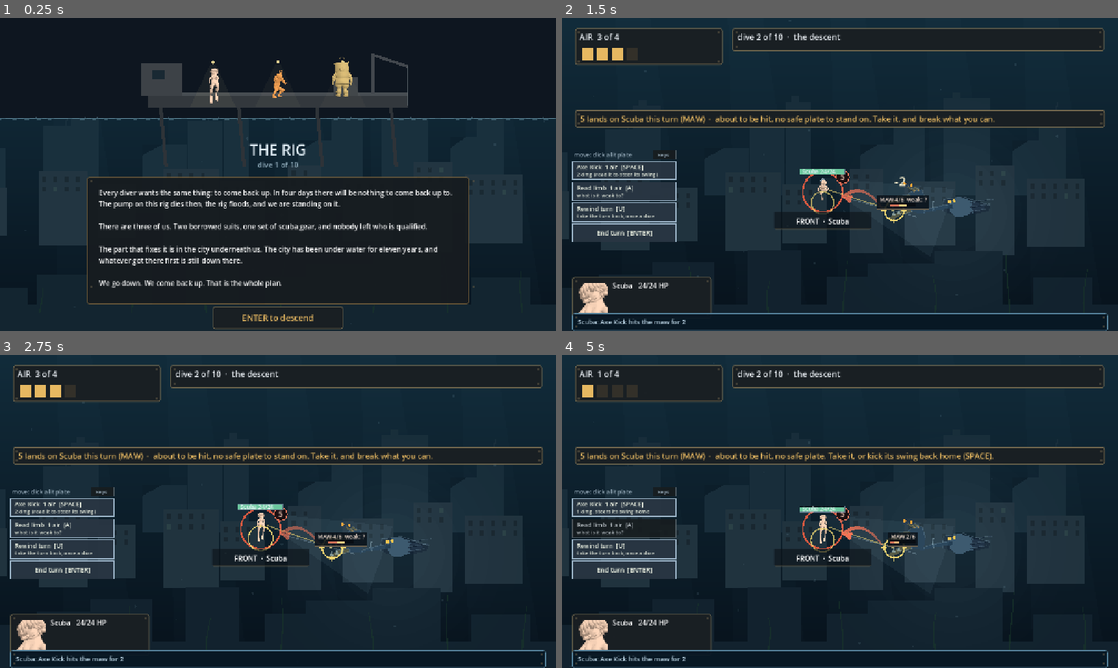
Above: before the commit, frames 1-4 (two rows, left to right).
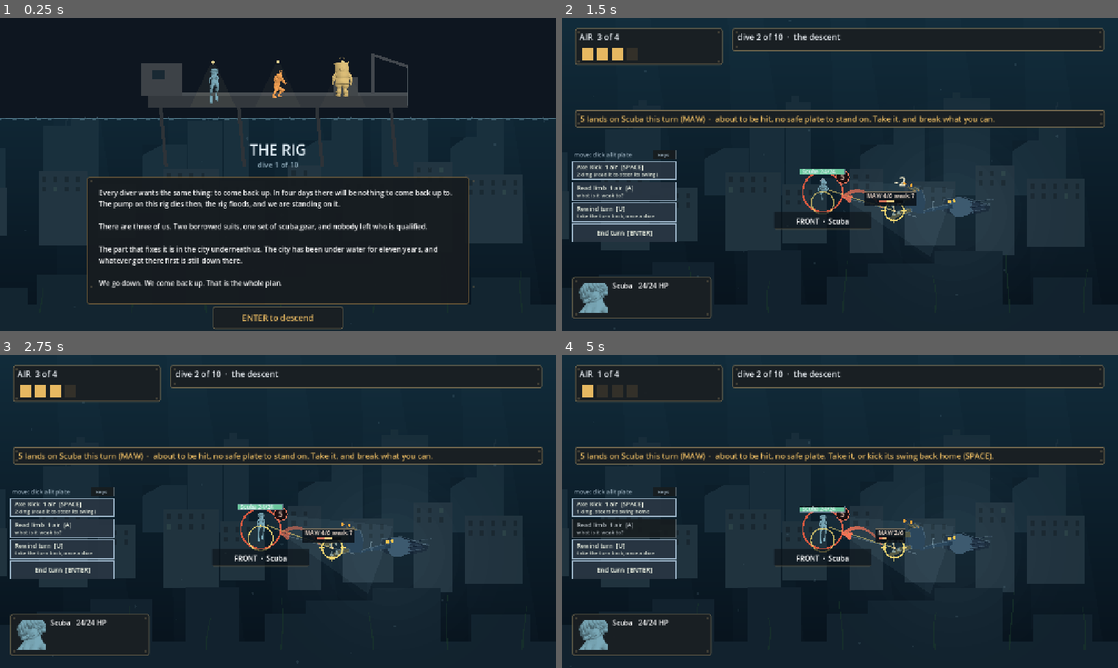
Above: after the commit, the same moments.

Repository: ImmortalDemonGod/salvage
Game: Godot game, scene res://game/main.tscn
Two runs of this game, one before a commit and one after it. Both use one fixed random seed, a clock stepped at 60 frames per second and the inputs below.
Inputs (mouse positions are in pixels of both pictures, inside the frame that each line leads up to):
- Up to frame 1 (0.25 s): no input
- Up to frame 2 (1.5 s): tap Enter at 0.5 s; move the mouse to (962, 158) at 0.52 s; hold Right 0.53-1.25 s; tap 1 at 0.6 s; click (962, 158) at 0.67 s; tap Space at 0.77 s; drag from (728, 190) to (812, 237) at 1.27 s
- Up to frame 3 (2.75 s): move the mouse to (333, 442) at 2.02 s; hold Right from 2.03 s (still down); tap 3 at 2.1 s
- Up to frame 4 (5 s): release Right at 2.75 s; drag from (812, 574) to (673, 464) at 2.77 s; move the mouse to (1006, 558) at 3.52 s; hold A 3.53-4.25 s; tap Q at 3.6 s; tap Space at 3.77 s; drag from (673, 464) to (756, 433) at 4.27 s

The runs differ from the first frame. In frame 1, 0.1% of the frame differs, in the area x 37-40%, y 16-28%; in frame 2, 2.1%; in frame 3, 2.1%, in the area x 1-99%, y 50-100%; in frame 4, 2.0%.

Commit message:
the last three blockers: a wetsuit, a badge aside, and pills that dodge plates
Scuba wears a wetsuit tint (one constant): skin-toned clay read as a
nude placeholder in every cold review, and her real texture belongs to
the model. The FLANK damage badge steps out from behind the nameplate
that hid the one announced number a tester could not read. Limb pills
anchor near their limbs instead of drifting to center-mush, their
leader lines are bold with a dot at the limb, they dodge plate rects
(Controls always win the z-fight, so the pills yield ground), and the
log ticker that had a second visibility switch is now off at both.

Diff:
--- a/game/main.gd
+++ b/game/main.gd
@@ -87,7 +87,10 @@
 	"Piston Swing": "proto5_attck1", "Wide Sweep": "proto5_attck2",
 }
 const RIG_TINT := {
-	0: Color(1.00, 0.85, 0.74),
+	# Scuba wears a wetsuit tint: the clay bake has no materials, and
+	# skin-toned clay read as a nude placeholder in every cold review.
+	# One constant is tonight's fix; her real texture is the model's.
+	0: Color(0.48, 0.66, 0.72),
 	1: Color(1.00, 0.66, 0.34),
 	2: Color(0.88, 0.76, 0.48),
 }
@@ -505,7 +508,8 @@
 		keep.append(String(src[i]))
 	# on a story beat the scene panel IS the content, and the log would sit
 	# on top of it
-	ui_log.get_parent().visible = not keep.is_empty() and (combat != null or run.puzzle != null)
+	# retired with the ticker (team ruling): the strip below is faces now
+	ui_log.get_parent().visible = false
 	ui_log.text = "\n".join(keep)
 
 func _voice() -> void:
@@ -1983,7 +1987,7 @@
 				# it bites where it stands: ring the station instead
 				var rr: float = 56.0 + 5.0 * pulse
 				draw_arc(dst, rr, 0, TAU, 40, Color(0.98, 0.46, 0.34, 0.45 + 0.45 * pulse), 5.0)
-				var pip0: Vector2 = Vector2(dst.x, max(dst.y - 64.0, 306.0))
+				var pip0: Vector2 = Vector2(dst.x + 58.0, max(dst.y - 64.0, 306.0))
 				if int(st) in drawn:
 					continue
 				drawn.append(int(st))
@@ -2314,6 +2318,11 @@
 func _draw_limb_bars() -> void:
 	var df: Font = ThemeDB.fallback_font
 	var placed: Array = []
+	# plates always render above drawn pills, so pills treat every
+	# visible plate rect as already-placed ground to dodge
+	for sti2 in range(5):
+		if combat.station_open(sti2) and ui_stations[sti2].visible:
+			placed.append(Rect2(ui_stations[sti2].position, ui_stations[sti2].size))
 	for lb in range(combat.limb_hp.size()):
 		var st := -1
 		for s2 in range(5):
@@ -2321,7 +2330,7 @@
 				st = s2
 		if st < 0:
 			continue
-		var at: Vector2 = _limb_at(lb).lerp(_body_at(), 0.35) + Vector2(float(lb % 2) * 56.0 - 28.0, float(lb % 2) * -20.0)
+		var at: Vector2 = _limb_at(lb).lerp(_body_at(), 0.10) + Vector2(float(lb % 2) * 44.0 - 22.0, float(lb % 2) * -18.0)
 		if combat.limb_broken[lb]:
 			draw_string(df, at + Vector2(-34, -14), "BROKEN", HORIZONTAL_ALIGNMENT_LEFT, -1, 13,
 				Color(0.60, 0.66, 0.70, 0.9))
@@ -2358,7 +2367,8 @@
 		placed.append(pill)
 		tx = pill.position.x + 6.0
 		draw_line(Vector2(clampf(_limb_at(lb).x, pill.position.x, pill.end.x), pill.end.y),
-			_limb_at(lb), Color(0.85, 0.75, 0.60, 0.65), 1.5)
+			_limb_at(lb), Color(0.95, 0.85, 0.60, 0.9), 2.5)
+		draw_circle(_limb_at(lb), 3.5, Color(0.95, 0.85, 0.60, 0.9))
 		draw_rect(pill, Color(0.04, 0.07, 0.10, 0.88))
 		draw_rect(pill, Color(0.55, 0.48, 0.38, 0.7), false, 1.0)
 		draw_string(df, Vector2(tx, at.y - 34.0), label, HORIZONTAL_ALIGNMENT_LEFT, -1, 13,
Not shown, added: site/index.apple-touch-icon.png.import
Not shown, added: site/index.icon.png.import
Not shown, added: site/index.png.import
